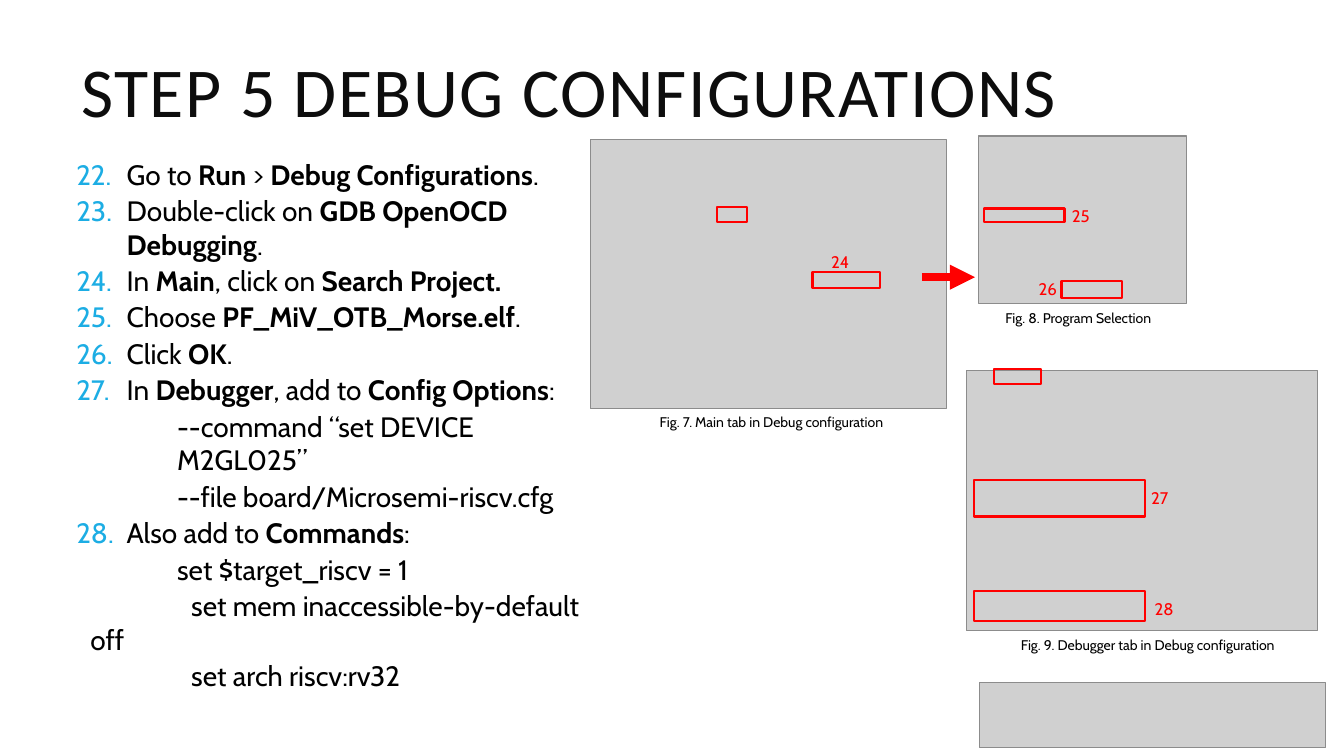
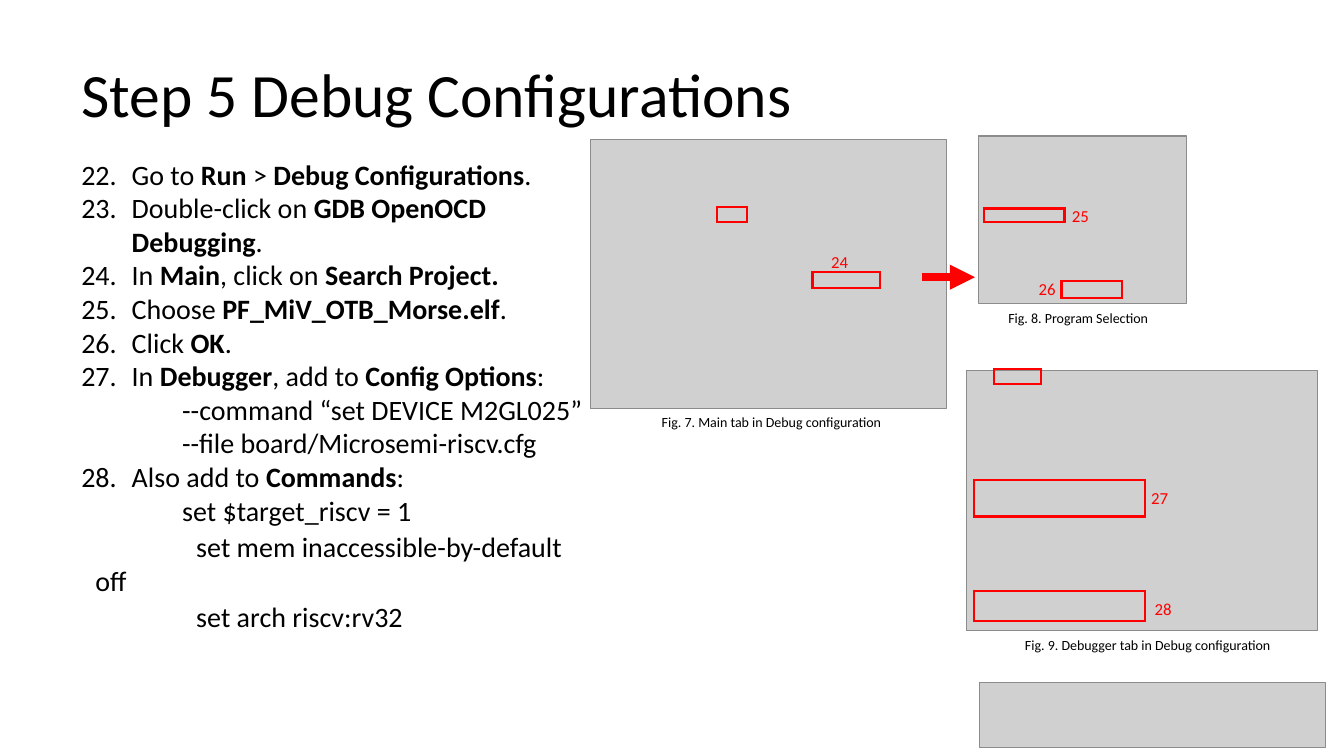
Before and after one commit to cheevang6/RISC-V_FreeRTOS_Computer_Vision, a slide deck: slide 7 of RISCV FreeRTOS IGLOO2 Tutorial.pptx (slide 6 before the commit). Drawn at 1344x756 pixels with LibreOffice and Linux fonts; fonts in the diff are those of the drawing; grey boxes stand for pictures. Boxes give left, top, right and bottom in pixels: in the first picture for what was removed or moved away, otherwise in the second. Text is boxed around its words. In the diff, an @@ line names an element or a change of style, - is before the commit and + after.

```diff
--- a/RISCV FreeRTOS IGLOO2 Tutorial.pptx
+++ b/RISCV FreeRTOS IGLOO2 Tutorial.pptx
@@ title at <box>81,74,792,128</box>: text changed; size 50 to 44 pt; text colour #0D0D0D to #000000 @@
-STEP 5 DEBUG CONFIGURATIONS
+Step 5 Debug Configurations
@@ text "Go to Run > Debug ..." at <box>95,165,582,628</box>: font Cabin to Calibri; less space between paragraphs @@
@@ font Cabin to Calibri in 8 elements at <box>662,417,881,430</box>, <box>831,257,848,272</box>, <box>1072,211,1089,222</box>, <box>1039,283,1056,295</box>, <box>1008,313,1148,326</box>, <box>1151,493,1168,504</box>, <box>1155,603,1172,615</box>, <box>1025,640,1270,653</box> @@
```
Also in this commit, not shown: 8 other slides changed, 1 slide added, 2 other files.
